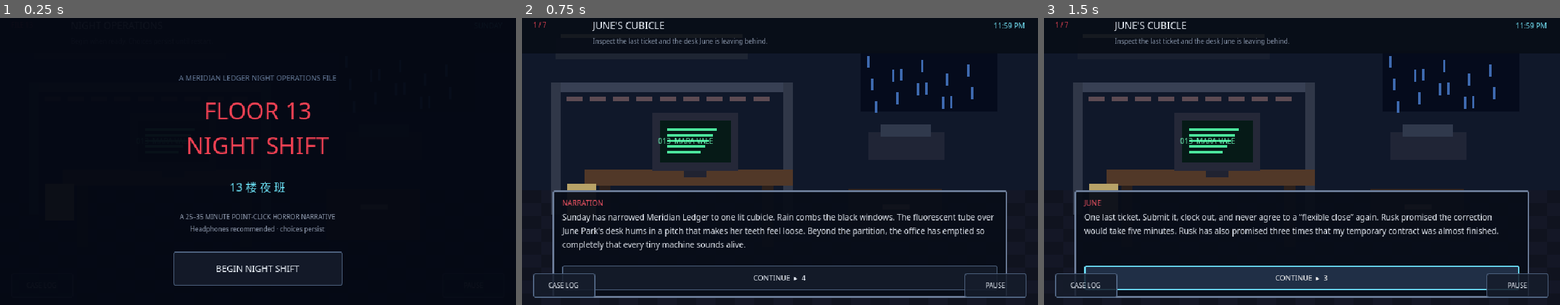
Above: before the commit, frames 1-3 (left to right).
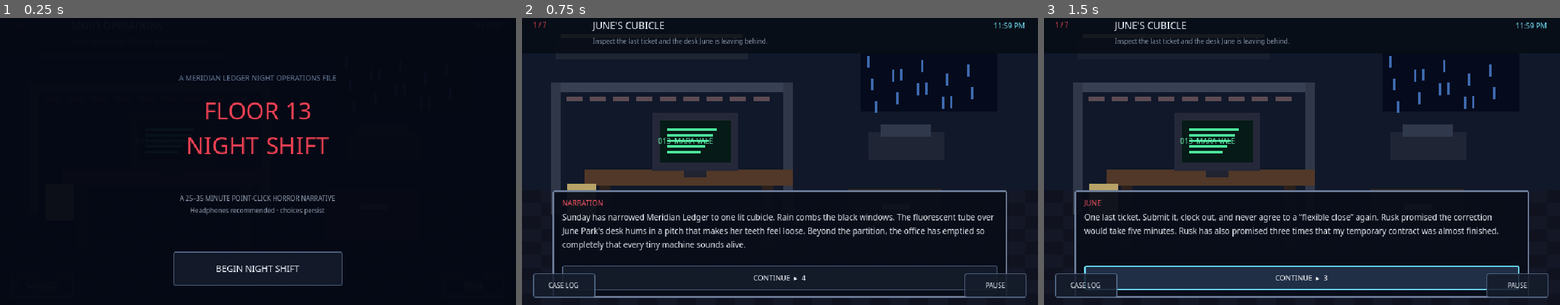
Above: after the commit, the same moments.

Repository: bfstone25-stack/play
Game: Godot game, scene res://scenes/main.tscn
Same seed, same stepped clock (60 frames per second), same inputs: the game is played once before the commit and once after it.
Inputs:
- Up to frame 1 (0.25 s): no input
- Up to frame 2 (0.75 s): click "BEGIN NIGHT SHIFT" at 0.5 s
- Up to frame 3 (1.5 s): click "CONTINUE ▸ 4" at 1.25 s

The runs differ from the first frame. In frame 1, 1.2% of the frame differs, in the area x 34-65%, y 57-76%; in frame 2, nothing differs; in frame 3, nothing differs.

Commit message:
Remove unsupported Web title glyphs
Co-authored-by: bfstone25-stack <bfstone25-stack@users.noreply.github.com>

Diff:
--- a/beat-monday/scripts/hud.gd
+++ b/beat-monday/scripts/hud.gd
@@ -240,15 +240,8 @@
 	title.text = "FLOOR 13\nNIGHT SHIFT"
 	_format_label(title, 29, Color("#ee4052"))
 	title_panel.add_child(title)
-	var chinese := Label.new()
-	chinese.position = Vector2(0, 202)
-	chinese.size = Vector2(640, 28)
-	chinese.horizontal_alignment = HORIZONTAL_ALIGNMENT_CENTER
-	chinese.text = "13 楼 夜 班"
-	_format_label(chinese, 14, Color("#67d8ec"))
-	title_panel.add_child(chinese)
 	var info := Label.new()
-	info.position = Vector2(90, 245)
+	info.position = Vector2(90, 222)
 	info.size = Vector2(460, 35)
 	info.horizontal_alignment = HORIZONTAL_ALIGNMENT_CENTER
 	info.text = "A 25–35 MINUTE POINT-CLICK HORROR NARRATIVE\nHeadphones recommended · choices persist"
Not shown, changed: beat-monday/PRODUCT_BIBLE.md
